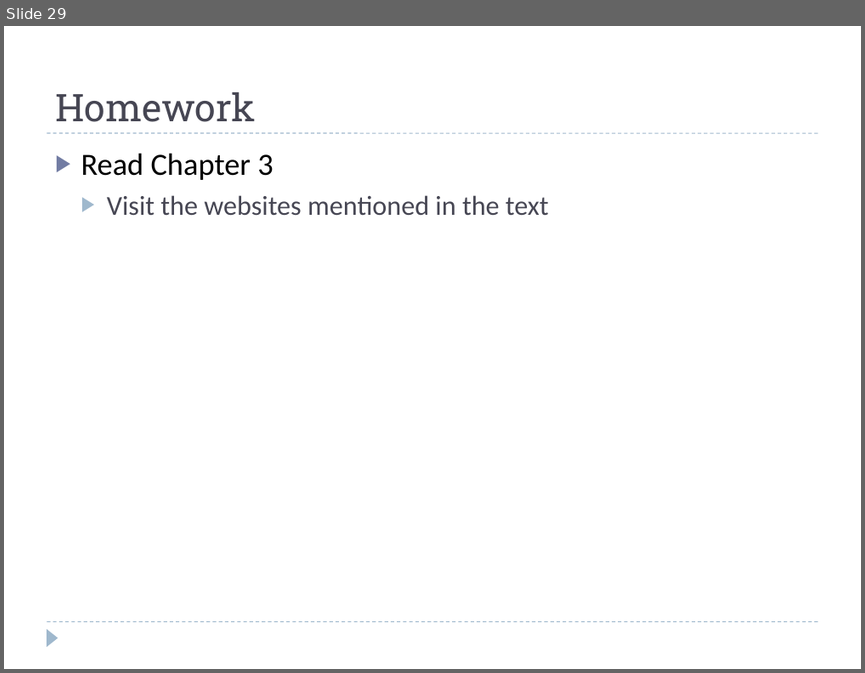
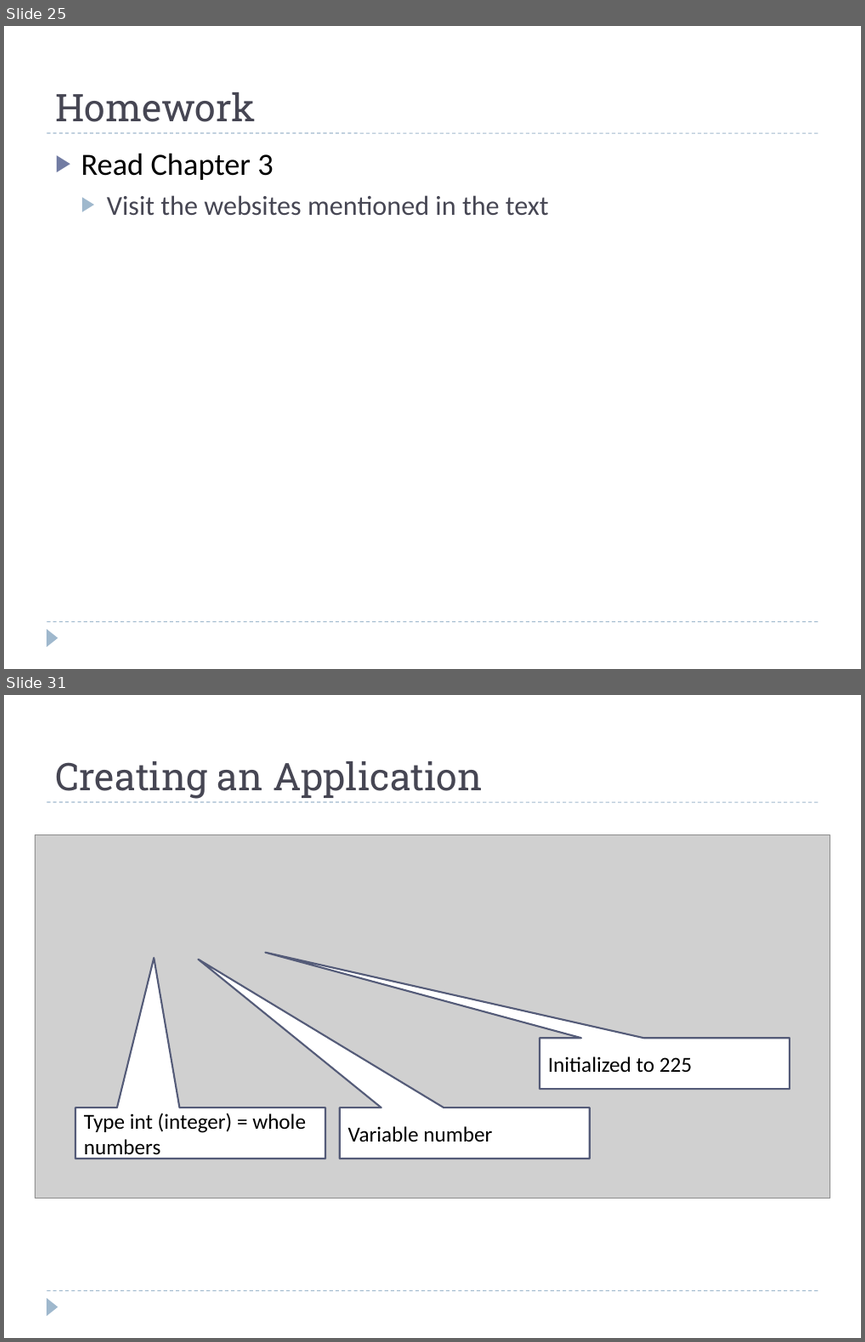
Before and after one commit to fujiboy/JavaClass_2013_Summer, a slide deck: Introduction to Java Programming.pptx. Shown one above the other, each under a label of ours: slide 29 before the commit, slides 25 and 31 after it; the slides between them are not shown. The pictures are 865x673 and 865x1342 pixels, drawn with LibreOffice and Linux fonts; fonts in the diff are those of the drawing; grey boxes stand for pictures; background and template pictures are left out. Boxes give left, top, right and bottom in pixels: in the first picture for what was removed or moved away, otherwise in the second. Text is boxed around its words. In the diff, an @@ line names an element or a change of style, - is before the commit and + after.

```diff
--- a/Introduction to Java Programming.pptx
+++ b/Introduction to Java Programming.pptx
@@ slide 31 added at [4, 695, 861, 1338], background #FFFFFF; not listed: 3 template elements that a slide beside it also shows @@
@@ title added at [55, 761, 483, 799], 32 pt, text #464653 @@
+Creating an Application
@@ picture added at [35, 834, 829, 1198] @@
@@ speech box added at [540, 1038, 789, 1089], fill #FFFFFF, outline #545C79 1.5 pt, 18 pt, text #000000 @@
+Initialized to 225
@@ speech box added at [75, 1107, 325, 1157], fill #FFFFFF, outline #545C79 1.5 pt, 18 pt, text #000000 @@
+Type int (integer) = whole numbers
@@ speech box added at [340, 1107, 590, 1157], fill #FFFFFF, outline #545C79 1.5 pt, 18 pt, text #000000 @@
+Variable number
@@ what was slide 29 is now slide 25 @@
```
Also in this commit, not shown: 1 slide changed, 14 other slides added, 3 slides removed, 3 other files.
